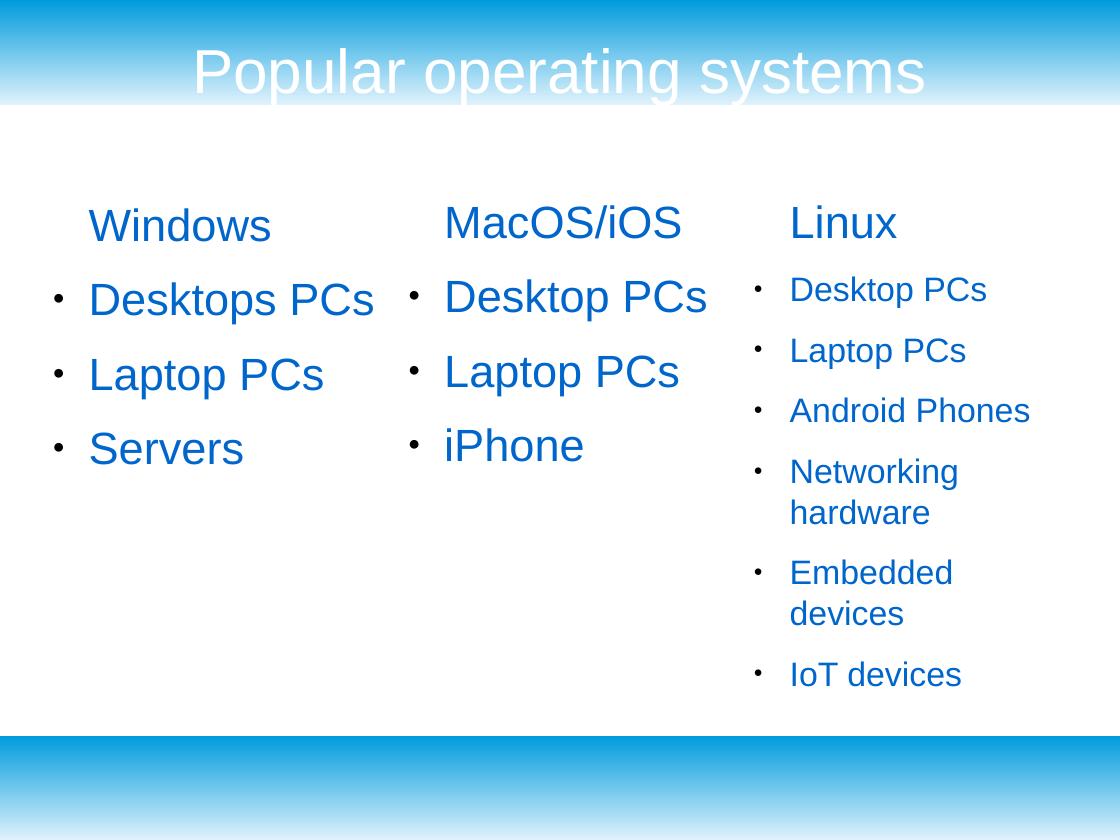
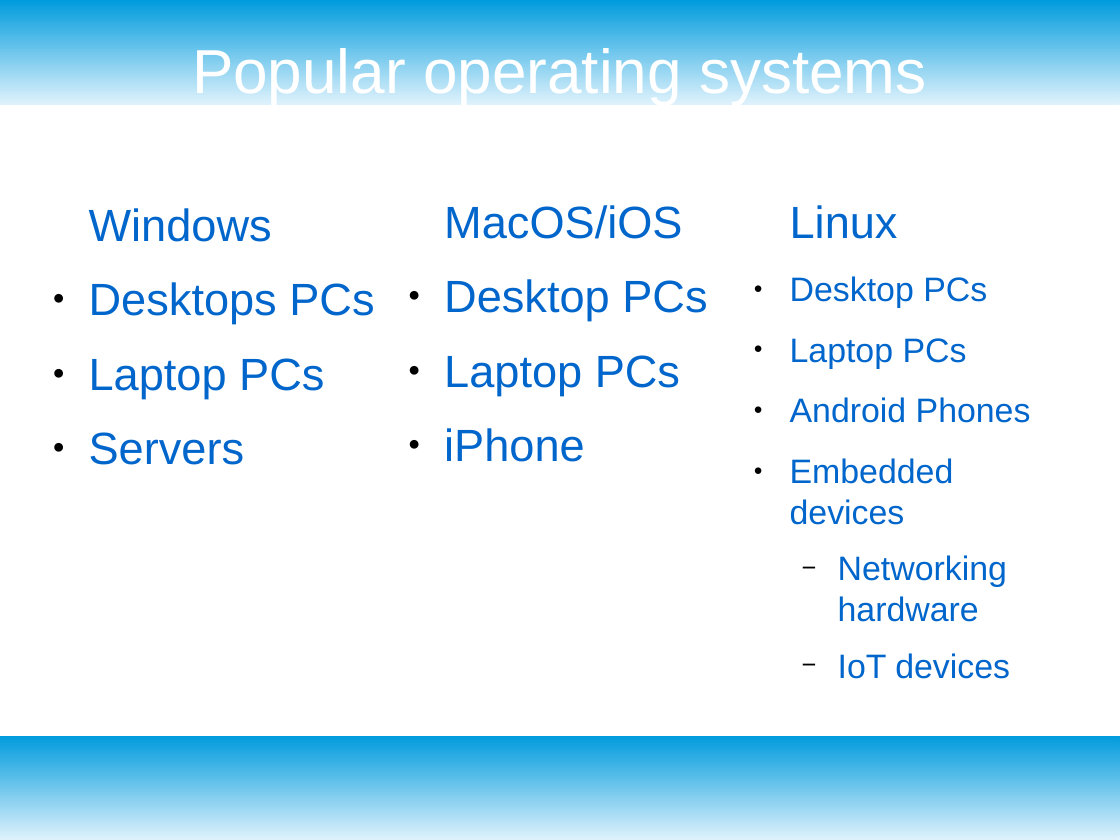
Before and after one commit to vcv-missoula-college/projects, a slide deck: slide 3 of 2021_gencyber_summer_camp/resources/day1/day_1.4_intro_linux.odp. Drawn at 1120x840 pixels with LibreOffice and Linux fonts; fonts in the diff are those of the drawing. Boxes give left, top, right and bottom in pixels: in the first picture for what was removed or moved away, otherwise in the second. Text is boxed around its words. In the diff, an @@ line names an element or a change of style, - is before the commit and + after.

```diff
--- a/2021_gencyber_summer_camp/resources/day1/day_1.4_intro_linux.odp
+++ b/2021_gencyber_summer_camp/resources/day1/day_1.4_intro_linux.odp
@@ text at [790, 458, 954, 525]: paragraph added @@
+● Embedded devices
@@ text at [790, 559, 954, 626]: paragraph removed @@
-● Embedded devices
@@ text at [838, 555, 1010, 679]: bullet ● to −; list level 1 to 2 in "Networking hardware"; list level 1 to 2 in "IoT devices" @@
```
Also in this commit, not shown: 2 other slides changed.
